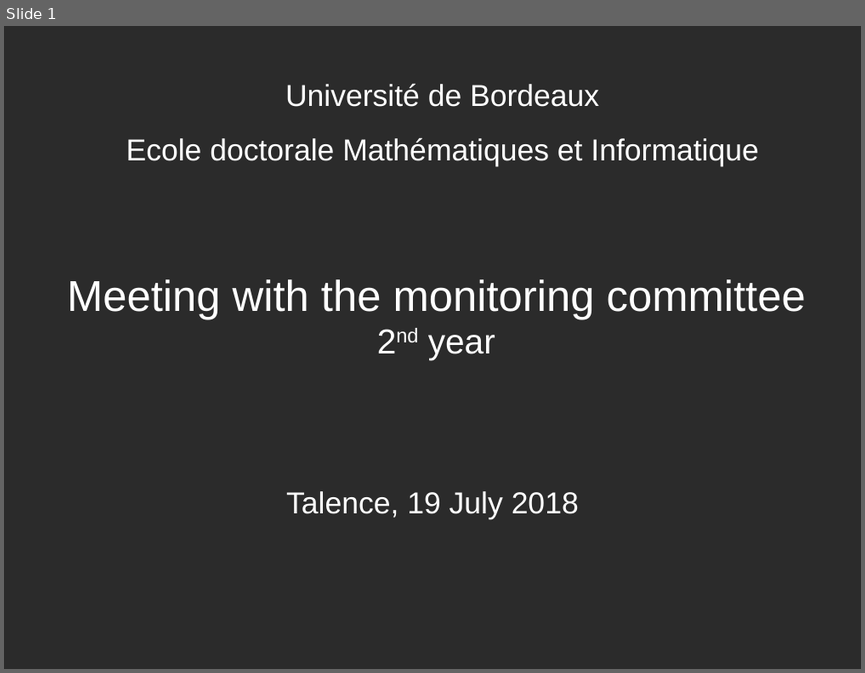
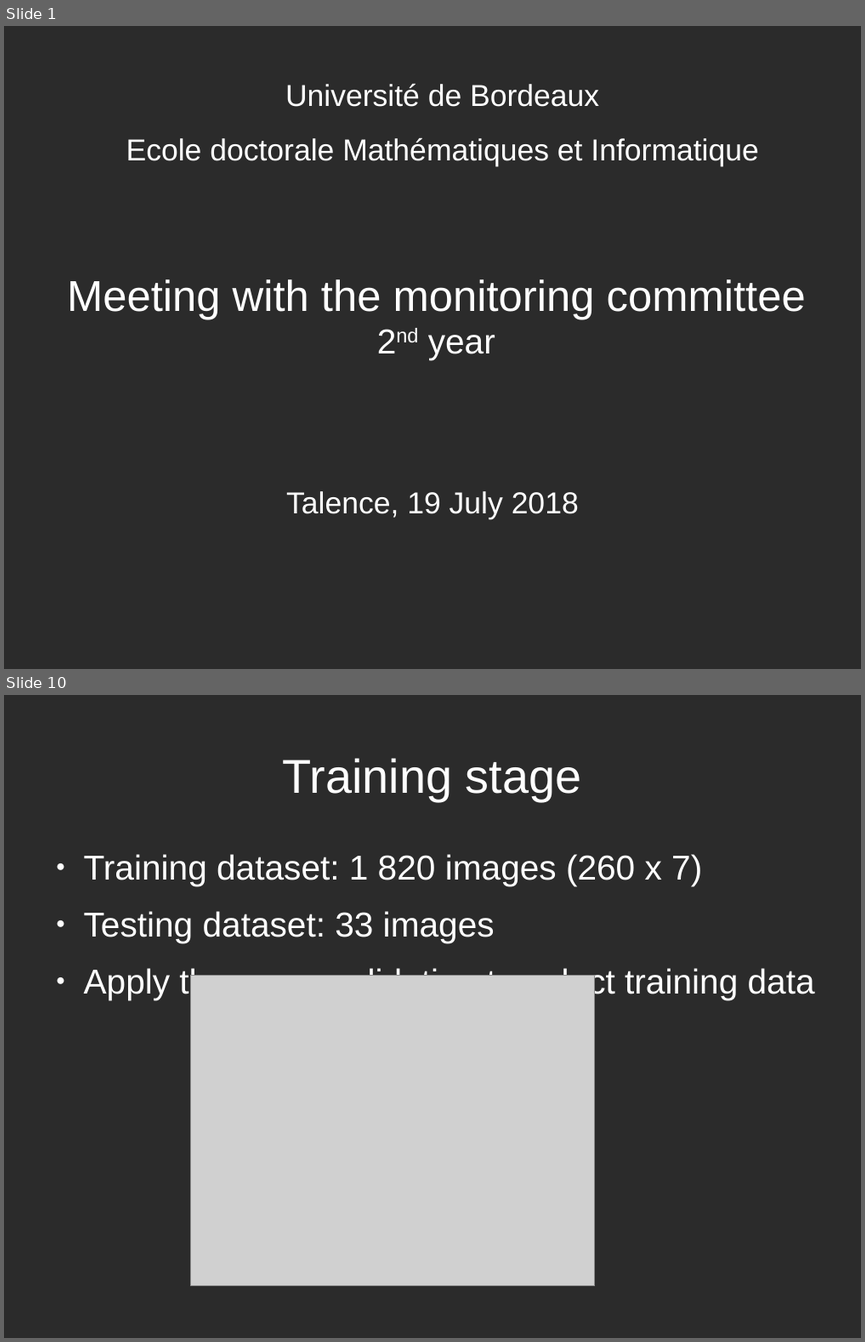
Before and after one commit to linhlevandlu/Presentation, a slide deck: EDMI/comite_suivi/2e anne/comite_suivi_2nd.odp. Shown one above the other, each under a label of ours: slide 1 before the commit, slides 1 and 10 after it; the slides between them are not shown. The pictures are 865x673 and 865x1342 pixels, drawn with LibreOffice and Linux fonts; fonts in the diff are those of the drawing; grey boxes stand for pictures; background and template pictures are left out; a plain dark background stands for a picture behind light text. Boxes give left, top, right and bottom in pixels: in the first picture for what was removed or moved away, otherwise in the second. Text is boxed around its words. In the diff, an @@ line names an element or a change of style, - is before the commit and + after.

```diff
--- a/EDMI/comite_suivi/2e anne/comite_suivi_2nd.odp
+++ b/EDMI/comite_suivi/2e anne/comite_suivi_2nd.odp
@@ slide 10 added at bbox=[4, 695, 861, 1338], background picture (left out) @@
@@ title added at bbox=[283, 758, 582, 801], 44 pt, text #FFFFFF @@
+Training stage
@@ text added at bbox=[84, 854, 815, 999], 32 pt, text #FFFFFF @@
+● Training dataset: 1 820 images (260 x 7)
+● Testing dataset: 33 images
+● Apply the cross-validation to select training data
@@ picture added at bbox=[191, 975, 595, 1286] @@
```
Also in this commit, not shown: 17 other slides added, 3 slides removed, 14 other files.
